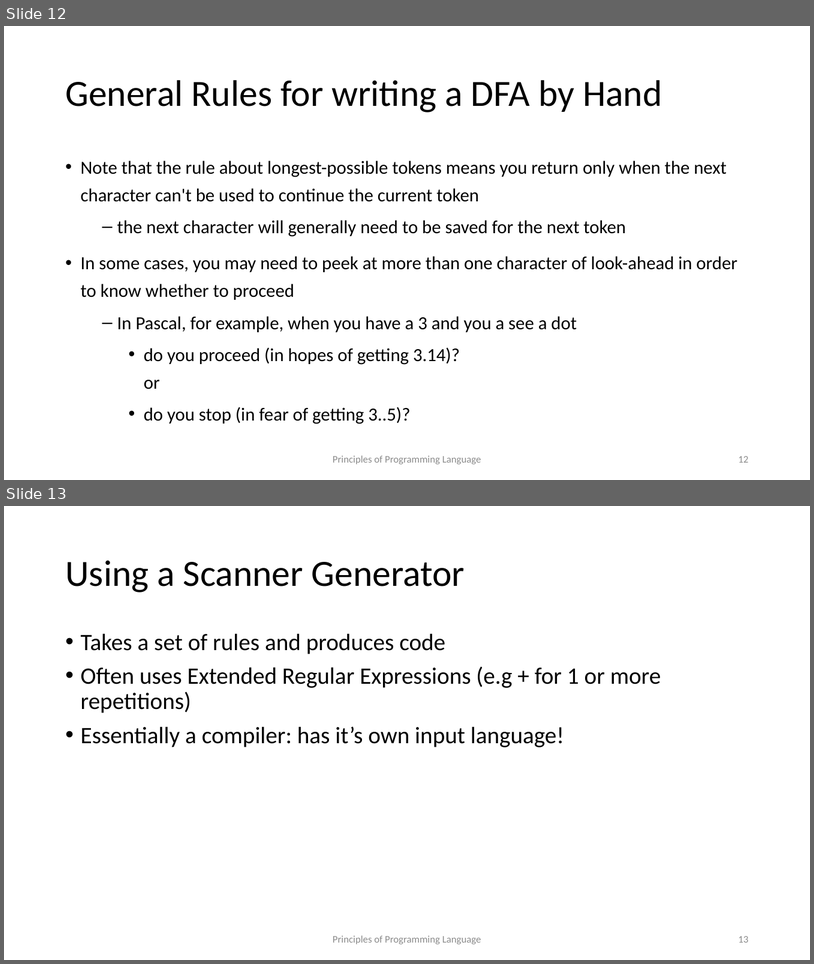
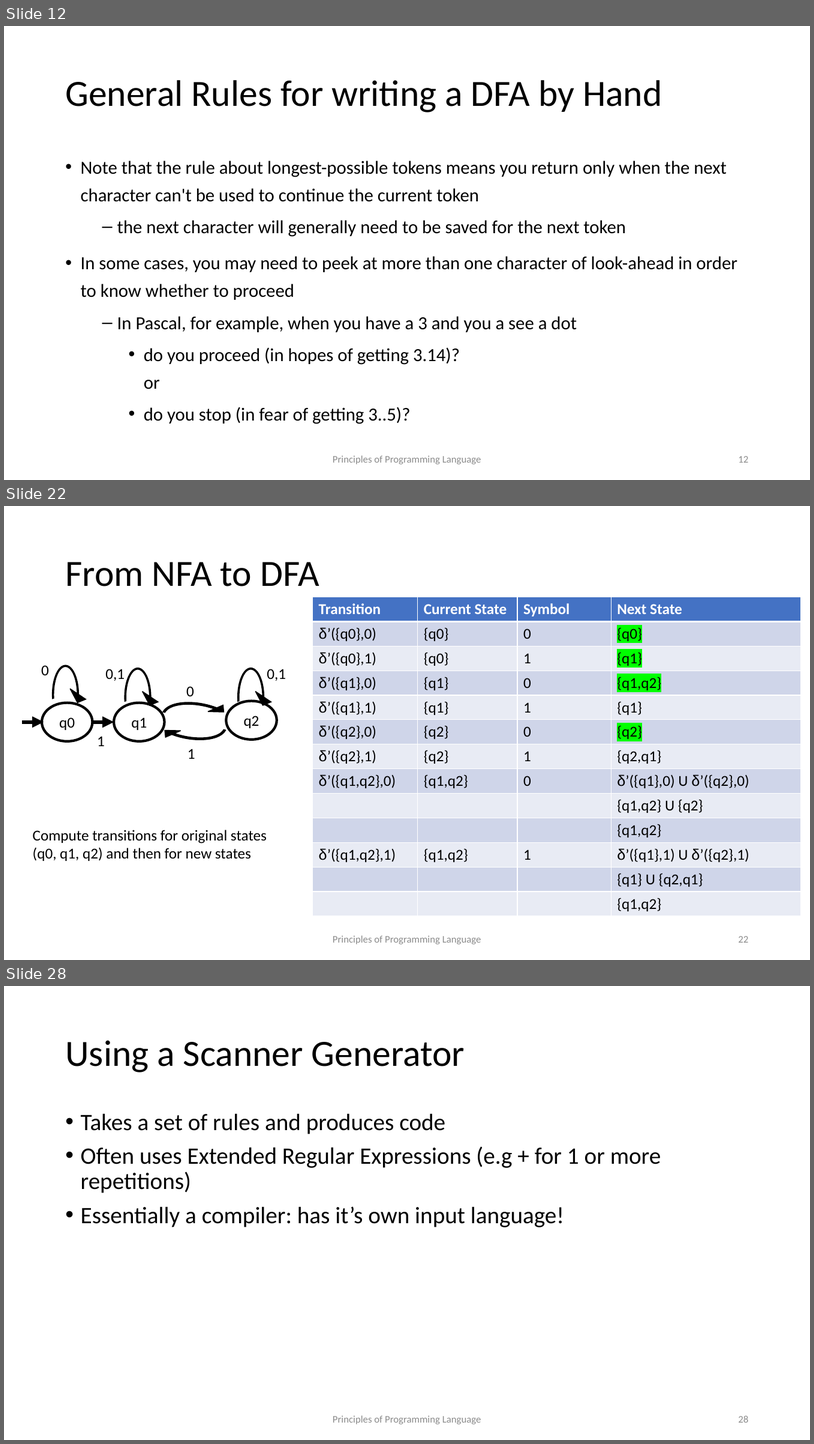
Before and after one commit to kongm/pl-design, a slide deck: scanning.pptx. Shown one above the other, each under a label of ours: slides 12 and 13 before the commit, slides 12, 22 and 28 after it; the slides between them are not shown. The pictures are 814x964 and 814x1444 pixels, drawn with LibreOffice and Linux fonts; fonts in the diff are those of the drawing. Boxes give left, top, right and bottom in pixels: in the first picture for what was removed or moved away, otherwise in the second. Text is boxed around its words. In the diff, an @@ line names an element or a change of style, - is before the commit and + after.

```diff
--- a/scanning.pptx
+++ b/scanning.pptx
@@ slide 22 added at (4, 506, 810, 960), background #FFFFFF @@
@@ title added at (65, 562, 319, 586), 44 pt, text #000000 @@
+From NFA to DFA
@@ table added at (313, 597, 802, 916), 13 rows, 4 columns @@
+Transition | Current State | Symbol | Next State
+δ’({q0},0) | {q0} | 0 | {q0}
+δ’({q0},1) | {q0} | 1 | {q1}
+δ’({q1},0) | {q1} | 0 | {q1,q2}
+δ’({q1},1) | {q1} | 1 | {q1}
+δ’({q2},0) | {q2} | 0 | {q2}
+δ’({q2},1) | {q2} | 1 | {q2,q1}
+δ’({q1,q2},0) | {q1,q2} | 0 | δ’({q1},0) U δ’({q2},0)
+ |  |  | {q1,q2} U {q2}
+ |  |  | {q1,q2}
+δ’({q1,q2},1) | {q1,q2} | 1 | δ’({q1},1) U δ’({q2},1)
+ |  |  | {q1} U {q2,q1}
+ |  |  | {q1,q2}
@@ text added at (41, 665, 49, 675), 18 pt, text #000000 @@
+0
@@ circular arrow added at (44, 657, 87, 733), fill #000000, outline #000000 1 pt @@
@@ circular arrow added at (116, 659, 159, 735), fill #000000, outline #000000 1 pt @@
@@ circular arrow added at (229, 659, 273, 735), fill #000000, outline #000000 1 pt @@
@@ text added at (105, 669, 125, 681), 18 pt, text #000000 @@
+0,1
@@ circular arrow added at (138, 685, 239, 754), fill #000000, outline #000000 1 pt @@
@@ text added at (267, 669, 286, 681), 18 pt, text #000000 @@
+0,1
@@ ellipse added at (42, 703, 92, 741), outline #000000 3 pt, 18 pt, text #000000 @@
+q0
@@ ellipse added at (114, 703, 165, 741), outline #000000 3 pt, 18 pt, text #000000 @@
+q1
@@ circular arrow added at (150, 687, 251, 756), fill #000000, outline #000000 1 pt @@
@@ text added at (186, 686, 194, 696), 18 pt, text #000000 @@
+0
@@ ellipse added at (226, 701, 277, 739), outline #000000 3 pt, 18 pt, text #000000 @@
+q2
@@ arrow added from (22, 722) to (44, 722), #000000 4.5 pt @@
@@ arrow added from (92, 722) to (114, 722), #000000 4.5 pt @@
@@ text added at (97, 736, 105, 746), 18 pt, text #000000 @@
+1
@@ text added at (188, 748, 195, 759), 18 pt, text #000000 @@
+1
@@ text added at (33, 829, 267, 861), 18 pt, text #000000 @@
+Compute transitions for original states (q0, q1, q2) and then for new states
@@ text added at (333, 935, 482, 944), 12 pt, text #8C8C8C @@
+Principles of Programming Language
@@ page number added at (738, 936, 749, 942), 12 pt, text #8C8C8C @@
+22
@@ what was slide 13 is now slide 28 @@
@@ page number at (738, 1415, 749, 1422): text changed @@
-13
+28
```
Also in this commit, not shown: 15 other slides added, 2 other files.
